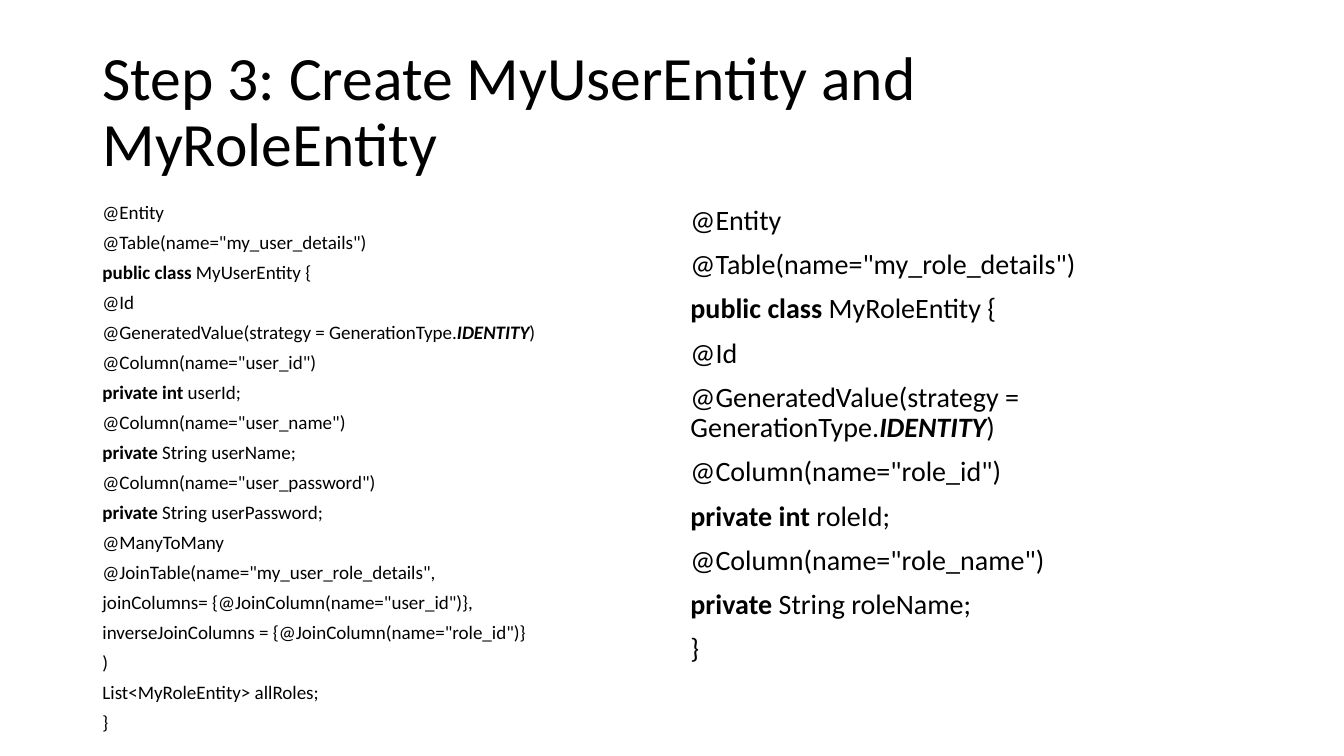
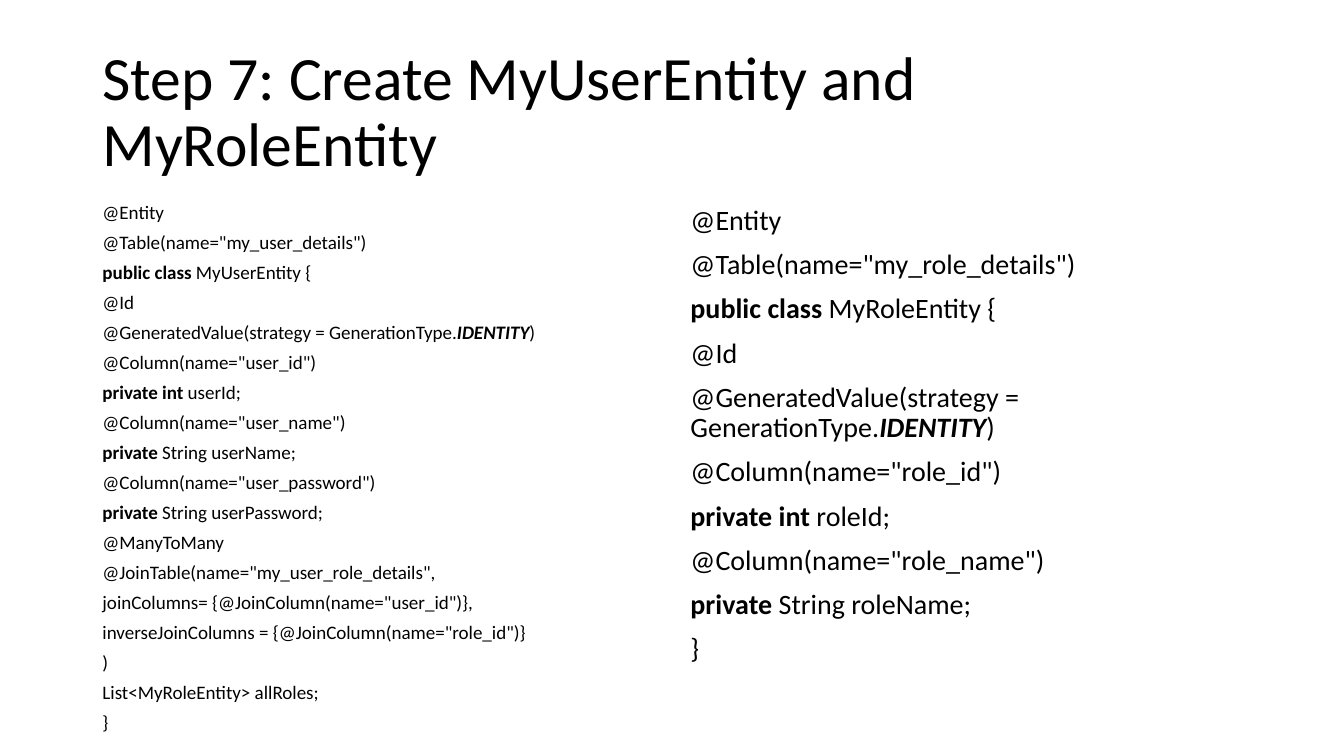
Before and after one commit to august-2026-training/PPTs, a slide deck: slide 9 of 3. Spring_Security_7_Securing_Rest_Endpoints.pptx (slide 4 before the commit). Drawn at 1344x756 pixels with LibreOffice and Linux fonts; fonts in the diff are those of the drawing. Boxes give left, top, right and bottom in pixels: in the first picture for what was removed or moved away, otherwise in the second. Text is boxed around its words. In the diff, an @@ line names an element or a change of style, - is before the commit and + after.

```diff
--- a/3. Spring_Security_7_Securing_Rest_Endpoints.pptx
+++ b/3. Spring_Security_7_Securing_Rest_Endpoints.pptx
@@ title at [102,57,915,176]: text changed @@
-Step 3: Create MyUserEntity and MyRoleEntity
+Step 7: Create MyUserEntity and MyRoleEntity
```
Also in this commit, not shown: 8 other slides changed, 5 slides added.
